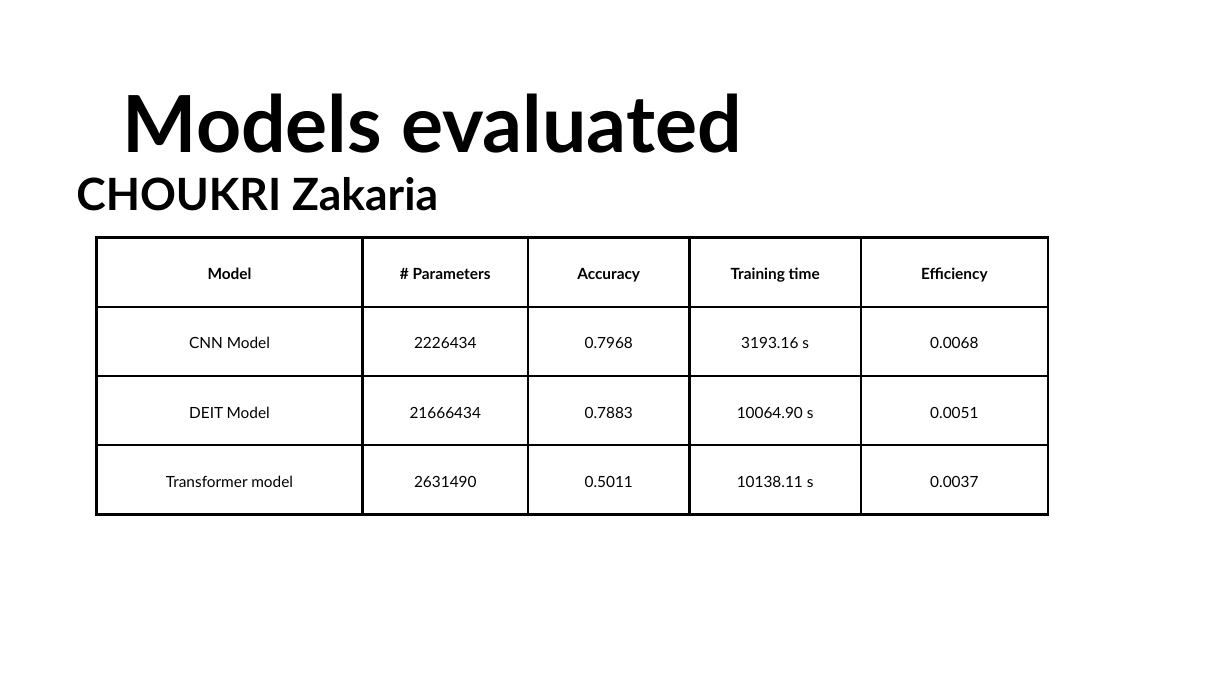
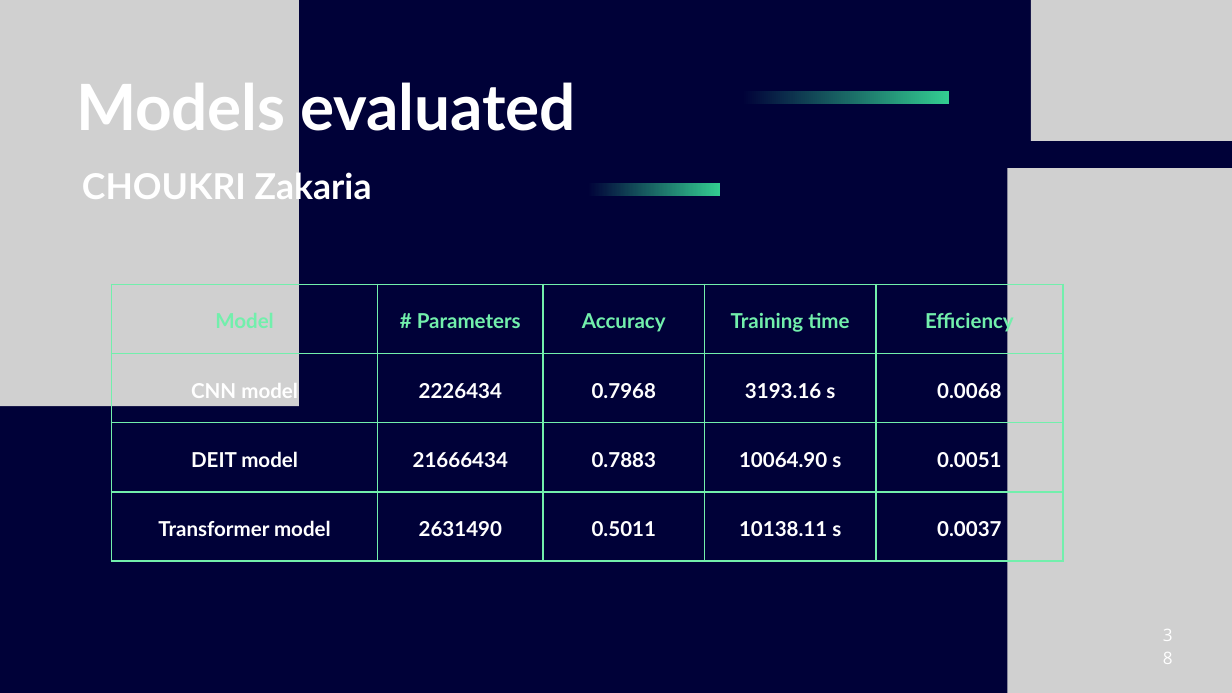
Before and after one commit to zakariaCHOUKRI/LRA-Pathfinder, a slide deck: slide 38 of Presentation.pptx (slide 3 before the commit). Drawn at 1232x693 pixels with LibreOffice and Linux fonts; fonts in the diff are those of the drawing; grey boxes stand for pictures. Boxes give left, top, right and bottom in pixels: in the first picture for what was removed or moved away, otherwise in the second. Text is boxed around its words. In the diff, an @@ line names an element or a change of style, - is before the commit and + after.

```diff
--- a/Presentation.pptx
+++ b/Presentation.pptx
@@ background #FFFFFF to #000138 @@
@@ picture added at [0, 0, 299, 406] @@
@@ picture added at [1031, 0, 1232, 140] @@
@@ text "Models evaluated": place and size @@
-text "Models evaluated" at [123, 93, 742, 153]
+text "Models evaluated" at [76, 82, 576, 131]
@@ text "Models evaluated" at [76, 82, 576, 131]: size 92 to 74.5 pt, text colour #000000 to #FFFFFF, letter spacing 0 to -0.1 pt; alignment centre to left; line spacing 128.8pt to 79pt @@
@@ freeform shape added at [742, 91, 950, 104], fill gradient #000138 to #33CD91 @@
@@ text "CHOUKRI Zakaria": place and size @@
-text "CHOUKRI Zakaria" at [76, 177, 438, 211]
+text "CHOUKRI Zakaria" at [82, 169, 372, 207]
@@ text "CHOUKRI Zakaria" at [82, 169, 372, 207]: size 52 to 41.7 pt, text colour #000000 to #FFFFFF; line spacing 72.8pt to 58.3pt @@
@@ picture added at [1007, 168, 1232, 693] @@
@@ freeform shape added at [587, 184, 720, 197], fill gradient #000138 to #33CD91 @@
@@ table at [111, 285, 1063, 561] @@
-row 2, column 1: CNN Model
+row 2, column 1: CNN model
-row 3, column 1: DEIT Model
+row 3, column 1: DEIT model
@@ size 18 to 24 pt in "Model", "# Parameters", "Accuracy", "Training time" and 14 more places @@
@@ text colour #000000 to #72EFAC in "Model", "# Parameters", "Accuracy", "Training time" and 1 more places @@
@@ text colour #000000 to #FFFFFF, bold on in "2226434", "0.7968", "3193.16 s", "0.0068" and 9 more places @@
@@ line spacing 25.2pt to 33.6pt @@
@@ borders changed @@
@@ table: place and size @@
-table at [97, 237, 1048, 514]
+table at [111, 285, 1063, 561]
@@ text added at [1163, 620, 1173, 634], 20 pt, text #FFFFFF @@
+38
```
Also in this commit, not shown: 6 other slides changed, 32 slides added, 12 slides removed, 2 other files.
